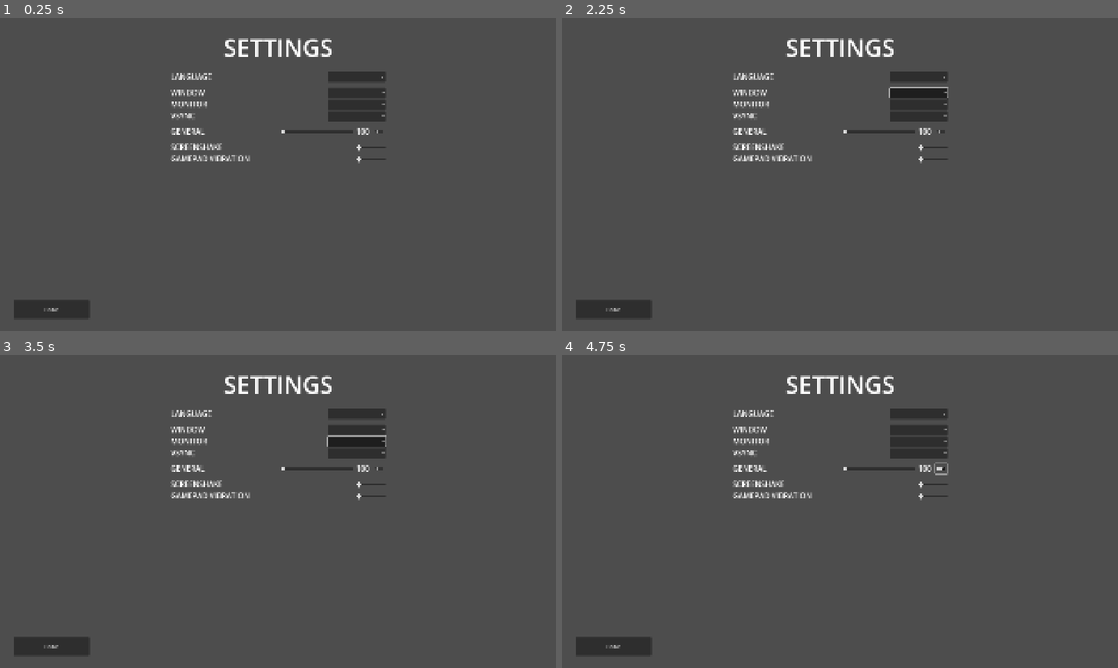
Above: before the commit, frames 1-4 (two rows, left to right).
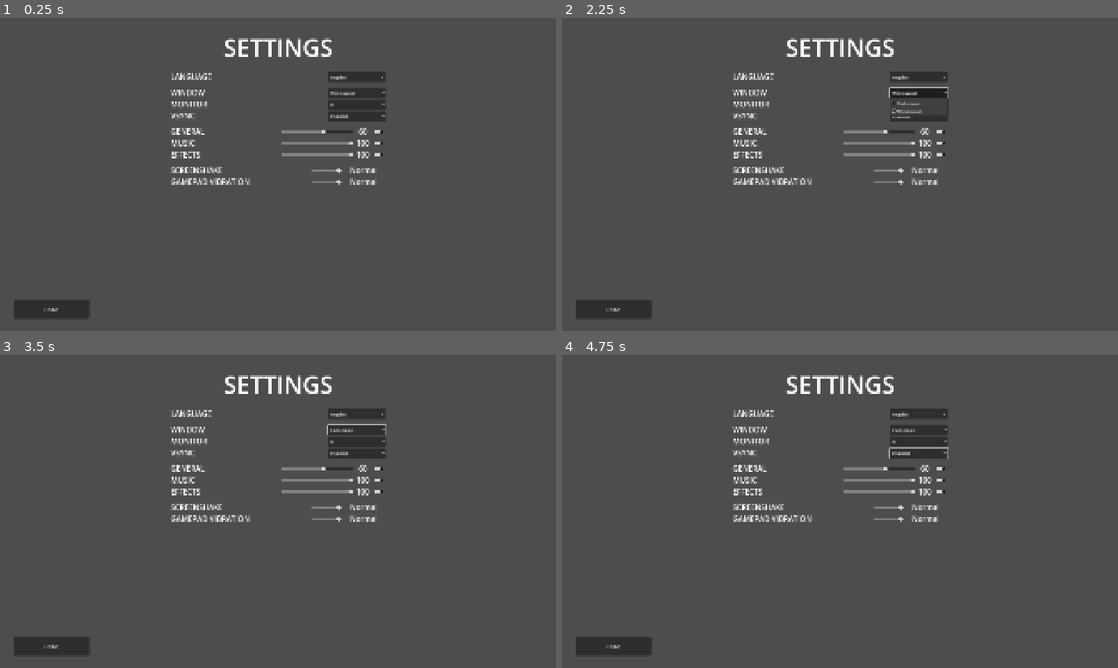
Above: after the commit, the same moments.

Repository: MrEliptik/godot_4_template
Game: Godot game, scene res://scenes/ui/settings/settings_ui.tscn
Same seed, same stepped clock (60 frames per second), same inputs: the game is played once before the commit and once after it. This scene is started directly instead of the project's main scene.
Inputs (mouse positions are in pixels of both pictures, inside the frame that each line leads up to):
- Up to frame 1 (0.25 s): no input
- Up to frame 2 (2.25 s): click (917, 77) at 0.52 s; click (917, 77) at 1.25 s, where only the run after the commit has a clickable "english"; click (917, 93) at 2 s, where only the run after the commit has a clickable "Windowed"
- Up to frame 3 (3.5 s): click (355, 442) at 2.75 s, where only the run after the commit has a clickable "0"
- Up to frame 4 (4.75 s): click (917, 452) at 3.5 s, where only the run after the commit has a clickable "Enabled"; click (940, 467) at 4.27 s

The runs differ from the first frame. In frame 1, 1.6% of the frame differs, in the area x 30-70%, y 18-54%; in frame 2, 1.7%; in frame 3, 1.8%; in frame 4, 1.8%.

Commit message:
setting screen

Diff:
--- a/autoload/settings_manager/settings_manager.gd
+++ b/autoload/settings_manager/settings_manager.gd
@@ -4,9 +4,7 @@
 enum SETTING {LANGUAGE=11, LANGUAGE_SET=12, WINDOW_TYPE=13, MONITOR=14, VSYNC=15, MASTER_VOLUME=16, MASTER_TOGGLE=17,
 	MUSIC_VOLUME=18, MUSIC_TOGGLE=19, EFFECTS_VOLUME=20, EFFECTS_TOGGLE=21, SCREENSHAKE=22, VIBRATION=23,
 	}
-enum DISPLAY {FULLSCREEN, FULLSCREEN_BORDERLESS, WINDOWED}
 enum STRENGTH {DISABLED, LOW, NORMAL}
-enum VSYNC {DISABLE, ENABLE, ADAPTIVE}
 
 const SAVE_PATH = "user://settings.cfg"
 var config_file = ConfigFile.new()
@@ -17,7 +15,7 @@
 		SETTING.LANGUAGE_SET:false,
 	},
 	CATEGORY.VIDEO: {
-		SETTING.WINDOW_TYPE: DISPLAY.WINDOWED,
+		SETTING.WINDOW_TYPE: DisplayServer.WINDOW_MODE_WINDOWED,
 		SETTING.MONITOR: DisplayServer.window_get_current_screen(),
 		SETTING.VSYNC: DisplayServer.VSYNC_ENABLED
 	},
@@ -58,18 +56,23 @@
 	SETTING.VIBRATION: "VIBRATION",
 }
 var display_to_str: Dictionary = {
-	DISPLAY.FULLSCREEN: "Fullscreen",
-	DISPLAY.FULLSCREEN_BORDERLESS: "Bordless fullscreen",
-	DISPLAY.WINDOWED: "Windowed",
+	DisplayServer.WINDOW_MODE_FULLSCREEN: "Fullscreen",
+	DisplayServer.WINDOW_MODE_WINDOWED: "Windowed",
 }
 
-var strength_to_sr: Dictionary = {
+var strength_to_str: Dictionary = {
 	STRENGTH.DISABLED: "Disabled",
 	STRENGTH.LOW: "Low",
 	STRENGTH.NORMAL: "Normal",
 }
 
-var steam_lang_str_to_code = {
+var vsync_to_str: Dictionary = {
+	DisplayServer.VSYNC_DISABLED: "Disabled",
+	DisplayServer.VSYNC_ENABLED: "Enabled",
+	DisplayServer.VSYNC_ADAPTIVE: "Adaptive",
+}
+
+var steam_lang_str_to_code: Dictionary = {
 	"english": "en",
 	"french": "fr",
 #	"spanish": "es",
@@ -81,7 +84,7 @@
 #	"hindi": "hi"
 }
 
-var languages = {
+var languages: Dictionary = {
 	"english": "en",
 	"francais": "fr",
 #	"espanol": "es",
@@ -140,17 +143,17 @@
 	## VIDEO
 	settings[CATEGORY.VIDEO][SETTING.VSYNC] = DisplayServer.window_get_vsync_mode()
 
-	settings[CATEGORY.VIDEO][SETTING.WINDOW_TYPE] = DISPLAY.FULLSCREEN
+	settings[CATEGORY.VIDEO][SETTING.WINDOW_TYPE] = DisplayServer.window_get_mode()
 
 	settings[CATEGORY.VIDEO][SETTING.MONITOR] = DisplayServer.window_get_current_screen()
 
 	## SOUND
 	settings[CATEGORY.SOUND][SETTING.MASTER_VOLUME] = AudioServer.get_bus_volume_linear(AudioServer.get_bus_index("Master")) * 100.0
-	settings[CATEGORY.SOUND][SETTING.MASTER_TOGGLE] = AudioServer.is_bus_mute(AudioServer.get_bus_index("Master"))
+	settings[CATEGORY.SOUND][SETTING.MASTER_TOGGLE] = not AudioServer.is_bus_mute(AudioServer.get_bus_index("Master"))
 	settings[CATEGORY.SOUND][SETTING.MUSIC_VOLUME] = AudioServer.get_bus_volume_linear(AudioServer.get_bus_index("Music")) * 100.0
-	settings[CATEGORY.SOUND][SETTING.MUSIC_TOGGLE] = AudioServer.is_bus_mute(AudioServer.get_bus_index("Music"))
+	settings[CATEGORY.SOUND][SETTING.MUSIC_TOGGLE] = not AudioServer.is_bus_mute(AudioServer.get_bus_index("Music"))
 	settings[CATEGORY.SOUND][SETTING.EFFECTS_VOLUME] = AudioServer.get_bus_volume_linear(AudioServer.get_bus_index("SFX")) * 100.0
-	settings[CATEGORY.SOUND][SETTING.EFFECTS_TOGGLE] = AudioServer.is_bus_mute(AudioServer.get_bus_index("SFX"))
+	settings[CATEGORY.SOUND][SETTING.EFFECTS_TOGGLE] = not AudioServer.is_bus_mute(AudioServer.get_bus_index("SFX"))
 
 func apply_settings(values: Dictionary):
 	TranslationServer.set_locale(settings[CATEGORY.GENERAL][SETTING.LANGUAGE])
@@ -174,10 +177,10 @@
 #	##### AUDIO ####
 #	## General
 	AudioServer.set_bus_volume_linear(AudioServer.get_bus_index("Master"), values[CATEGORY.SOUND][SETTING.MASTER_VOLUME]/100.0)
-	AudioServer.set_bus_mute(AudioServer.get_bus_index("Master"), values[CATEGORY.SOUND][SETTING.MASTER_TOGGLE])
+	AudioServer.set_bus_mute(AudioServer.get_bus_index("Master"), not values[CATEGORY.SOUND][SETTING.MASTER_TOGGLE])
 #	## Music
 	AudioServer.set_bus_volume_linear(AudioServer.get_bus_index("Music"), values[CATEGORY.SOUND][SETTING.MUSIC_VOLUME]/100.0)
-	AudioServer.set_bus_mute(AudioServer.get_bus_index("Music"), values[CATEGORY.SOUND][SETTING.MUSIC_TOGGLE])
+	AudioServer.set_bus_mute(AudioServer.get_bus_index("Music"), not values[CATEGORY.SOUND][SETTING.MUSIC_TOGGLE])
 #	## SFX
 	AudioServer.set_bus_volume_linear(AudioServer.get_bus_index("SFX"), values[CATEGORY.SOUND][SETTING.EFFECTS_VOLUME]/100.0)
-	AudioServer.set_bus_mute(AudioServer.get_bus_index("SFX"), values[CATEGORY.SOUND][SETTING.EFFECTS_TOGGLE])
+	AudioServer.set_bus_mute(AudioServer.get_bus_index("SFX"), not values[CATEGORY.SOUND][SETTING.EFFECTS_TOGGLE])
--- /dev/null
+++ b/scenes/ui/settings/scripts/language.gd
@@ -0,0 +1,20 @@
+extends HBoxContainer
+
+@onready var option_button: OptionButton = $OptionButton
+
+func _ready() -> void:
+	reflect_settings()
+
+func reflect_settings() -> void:
+	for lang in SettingsManager.languages.keys():
+		option_button.add_item(lang)
+
+	var value: String = SettingsManager.settings[SettingsManager.CATEGORY.GENERAL][SettingsManager.SETTING.LANGUAGE]
+
+func _on_option_button_item_focused(index: int) -> void:
+	TranslationServer.set_locale(SettingsManager.languages[option_button.get_item_text(index)])
+
+func _on_option_button_item_selected(index: int) -> void:
+	TranslationServer.set_locale(SettingsManager.languages[option_button.get_item_text(index)])
+	SettingsManager.settings[SettingsManager.CATEGORY.GENERAL][SettingsManager.SETTING.LANGUAGE] = SettingsManager.languages[option_button.get_item_text(index)]
+	SettingsManager.write_settings()
--- /dev/null
+++ b/scenes/ui/settings/scripts/monitor.gd
@@ -0,0 +1,17 @@
+extends HBoxContainer
+
+@onready var option_button: OptionButton = $OptionButton
+
+func _ready() -> void:
+	reflect_settings()
+
+func reflect_settings() -> void:
+	for i in range(DisplayServer.get_screen_count()):
+		option_button.add_item(str(i))
+
+	var value: int = SettingsManager.settings[SettingsManager.CATEGORY.VIDEO][SettingsManager.SETTING.MONITOR]
+
+func _on_option_button_item_selected(index: int) -> void:
+	SettingsManager.settings[SettingsManager.CATEGORY.VIDEO][SettingsManager.SETTING.MONITOR] = int(option_button.get_item_text(index))
+	DisplayServer.window_set_current_screen(int(option_button.get_item_text(index)))
+	SettingsManager.write_settings()
--- /dev/null
+++ b/scenes/ui/settings/scripts/screenshake.gd
@@ -0,0 +1,17 @@
+extends HBoxContainer
+
+@onready var h_slider: HSlider = $HSlider
+@onready var value_lbl: Label = $Value
+
+func _ready() -> void:
+	reflect_settings()
+
+func reflect_settings() -> void:
+	var value: int = SettingsManager.settings[SettingsManager.CATEGORY.GAMEPLAY][SettingsManager.SETTING.SCREENSHAKE]
+	value_lbl.text = SettingsManager.strength_to_str[value]
+	h_slider.value = value
+
+func _on_h_slider_value_changed(value: float) -> void:
+	SettingsManager.settings[SettingsManager.CATEGORY.GAMEPLAY][SettingsManager.SETTING.SCREENSHAKE] = int(value)
+	value_lbl.text = SettingsManager.strength_to_str[int(value)]
+	SettingsManager.write_settings()
--- /dev/null
+++ b/scenes/ui/settings/scripts/vibration.gd
@@ -0,0 +1,17 @@
+extends HBoxContainer
+
+@onready var h_slider: HSlider = $HSlider
+@onready var value_lbl: Label = $Value
+
+func _ready() -> void:
+	reflect_settings()
+
+func reflect_settings() -> void:
+	var value: int = SettingsManager.settings[SettingsManager.CATEGORY.GAMEPLAY][SettingsManager.SETTING.VIBRATION]
+	value_lbl.text = SettingsManager.strength_to_str[value]
+	h_slider.value = value
+
+func _on_h_slider_value_changed(value: float) -> void:
+	SettingsManager.settings[SettingsManager.CATEGORY.GAMEPLAY][SettingsManager.SETTING.VIBRATION] = int(value)
+	value_lbl.text = SettingsManager.strength_to_str[int(value)]
+	SettingsManager.write_settings()
--- /dev/null
+++ b/scenes/ui/settings/scripts/volume.gd
@@ -0,0 +1,52 @@
+extends HBoxContainer
+
+enum BUS {MASTER, MUSIC, EFFECTS}
+
+@export var bus: BUS = BUS.MASTER
+
+@onready var h_slider: HSlider = $HSlider
+@onready var value_lbl: Label = $Value
+@onready var mute_btn: CheckButton = $MuteBtn
+
+@onready var bus_enum_to_bus_idx: Dictionary = {
+	BUS.MASTER: AudioServer.get_bus_index("Master"),
+	BUS.MUSIC: AudioServer.get_bus_index("Music"),
+	BUS.EFFECTS: AudioServer.get_bus_index("SFX"),
+}
+
+func _ready() -> void:
+	reflect_settings()
+
+func reflect_settings() -> void:
+	var value: float = AudioServer.get_bus_volume_linear(bus_enum_to_bus_idx[bus])
+	h_slider.value = value * 100.0
+	value_lbl.text = "%.0f" % [value * 100.0]
+	mute_btn.set_pressed_no_signal(not AudioServer.is_bus_mute(bus_enum_to_bus_idx[bus]))
+	h_slider.editable = not AudioServer.is_bus_mute(bus_enum_to_bus_idx[bus])
+
+func _on_h_slider_value_changed(value: float) -> void:
+	AudioServer.set_bus_volume_linear(bus_enum_to_bus_idx[bus], value / 100.0)
+	value_lbl.text = "%.0f" % value
+
+	match bus:
+		BUS.MASTER:
+			SettingsManager.settings[SettingsManager.CATEGORY.SOUND][SettingsManager.SETTING.MASTER_VOLUME] = value
+		BUS.MUSIC:
+			SettingsManager.settings[SettingsManager.CATEGORY.SOUND][SettingsManager.SETTING.MUSIC_VOLUME] = value
+		BUS.EFFECTS:
+			SettingsManager.settings[SettingsManager.CATEGORY.SOUND][SettingsManager.SETTING.EFFECTS_VOLUME] = value
+
+func _on_mute_btn_toggled(toggled_on: bool) -> void:
+	AudioServer.set_bus_mute(bus_enum_to_bus_idx[bus], not toggled_on)
+	h_slider.editable = toggled_on
+	match bus:
+		BUS.MASTER:
+			SettingsManager.settings[SettingsManager.CATEGORY.SOUND][SettingsManager.SETTING.MASTER_TOGGLE] = toggled_on
+		BUS.MUSIC:
+			SettingsManager.settings[SettingsManager.CATEGORY.SOUND][SettingsManager.SETTING.MUSIC_TOGGLE] = toggled_on
+		BUS.EFFECTS:
+			SettingsManager.settings[SettingsManager.CATEGORY.SOUND][SettingsManager.SETTING.EFFECTS_TOGGLE] = toggled_on
+	SettingsManager.write_settings()
+
+func _on_h_slider_drag_ended(value_changed: bool) -> void:
+	SettingsManager.write_settings()
--- /dev/null
+++ b/scenes/ui/settings/scripts/vsync.gd
@@ -0,0 +1,19 @@
+extends HBoxContainer
+
+@onready var option_button: OptionButton = $OptionButton
+
+func _ready() -> void:
+	reflect_settings()
+
+func reflect_settings() -> void:
+	for v in SettingsManager.vsync_to_str.values():
+		option_button.add_item(v)
+
+	var value: int = SettingsManager.settings[SettingsManager.CATEGORY.VIDEO][SettingsManager.SETTING.VSYNC]
+	var idx: int = SettingsManager.vsync_to_str.keys().find(value)
+	option_button.select(idx)
+
+func _on_option_button_item_selected(index: int) -> void:
+	SettingsManager.settings[SettingsManager.CATEGORY.VIDEO][SettingsManager.SETTING.VSYNC] = SettingsManager.vsync_to_str.keys()[index]
+	DisplayServer.window_set_vsync_mode(SettingsManager.vsync_to_str.keys()[index])
+	SettingsManager.write_settings()
--- /dev/null
+++ b/scenes/ui/settings/scripts/window_type.gd
@@ -0,0 +1,20 @@
+extends HBoxContainer
+
+@onready var option_button: OptionButton = $OptionButton
+
+func _ready() -> void:
+	reflect_settings()
+
+func reflect_settings() -> void:
+	for lang in SettingsManager.display_to_str.values():
+		option_button.add_item(lang)
+
+	var value: int = SettingsManager.settings[SettingsManager.CATEGORY.VIDEO][SettingsManager.SETTING.WINDOW_TYPE]
+
+	var idx: int = SettingsManager.display_to_str.keys().find(value)
+	option_button.select(idx)
+
+func _on_option_button_item_selected(index: int) -> void:
+	SettingsManager.settings[SettingsManager.CATEGORY.VIDEO][SettingsManager.SETTING.WINDOW_TYPE] = SettingsManager.display_to_str.keys()[index]
+	DisplayServer.window_set_mode(SettingsManager.display_to_str.keys()[index])
+	SettingsManager.write_settings()
--- a/scenes/ui/settings/settings_ui.tscn
+++ b/scenes/ui/settings/settings_ui.tscn
@@ -1,9 +1,16 @@
-[gd_scene load_steps=5 format=3 uid="uid://pgqdboytwk1b"]
+[gd_scene load_steps=12 format=3 uid="uid://pgqdboytwk1b"]
 
 [ext_resource type="Script" uid="uid://20n2essy7t3a" path="res://scenes/ui/settings/scripts/settings_ui.gd" id="1_6oxt2"]
 [ext_resource type="LabelSettings" uid="uid://dfumhw8prrqif" path="res://shared/fonts/label_82.tres" id="2_6xy4m"]
 [ext_resource type="PackedScene" uid="uid://dkx0tjw21t4ql" path="res://scenes/ui/buttons/button_standard.tscn" id="3_dmrhn"]
+[ext_resource type="Script" uid="uid://cgbelueck1fvl" path="res://scenes/ui/settings/scripts/language.gd" id="3_ebhoy"]
 [ext_resource type="LabelSettings" uid="uid://cpc02d4oge46v" path="res://shared/fonts/label_26.tres" id="3_ejmdu"]
+[ext_resource type="Script" uid="uid://di0wcimwgk6a0" path="res://scenes/ui/settings/scripts/volume.gd" id="4_ojufi"]
+[ext_resource type="Script" uid="uid://n0tnkiuinkdt" path="res://scenes/ui/settings/scripts/screenshake.gd" id="5_6ixfs"]
+[ext_resource type="Script" uid="uid://ddbbwty5vffrf" path="res://scenes/ui/settings/scripts/window_type.gd" id="5_pdude"]
+[ext_resource type="Script" uid="uid://hv8amvaeve5k" path="res://scenes/ui/settings/scripts/monitor.gd" id="6_1qmnq"]
+[ext_resource type="Script" uid="uid://bd8j43ajd4638" path="res://scenes/ui/settings/scripts/vibration.gd" id="6_sx61c"]
+[ext_resource type="Script" uid="uid://wi6ibqmjrkgo" path="res://scenes/ui/settings/scripts/vsync.gd" id="7_j7mfc"]
 
 [node name="SettingsUI" type="Control"]
 process_mode = 3
@@ -44,16 +51,17 @@
 grow_horizontal = 2
 grow_vertical = 2
 
-[node name="HBoxContainer" type="HBoxContainer" parent="Settings"]
-layout_mode = 2
-
-[node name="Label" type="Label" parent="Settings/HBoxContainer"]
+[node name="Language" type="HBoxContainer" parent="Settings"]
+layout_mode = 2
+script = ExtResource("3_ebhoy")
+
+[node name="Label" type="Label" parent="Settings/Language"]
 custom_minimum_size = Vector2(250, 0)
 layout_mode = 2
 text = "LANGUAGE"
 label_settings = ExtResource("3_ejmdu")
 
-[node name="OptionButton" type="OptionButton" parent="Settings/HBoxContainer"]
+[node name="OptionButton" type="OptionButton" parent="Settings/Language"]
 custom_minimum_size = Vector2(200, 0)
 layout_mode = 2
 size_flags_horizontal = 10
@@ -63,44 +71,47 @@
 custom_minimum_size = Vector2(0, 10)
 layout_mode = 2
 
-[node name="HBoxContainer2" type="HBoxContainer" parent="Settings"]
-layout_mode = 2
-
-[node name="Label" type="Label" parent="Settings/HBoxContainer2"]
+[node name="WindowType" type="HBoxContainer" parent="Settings"]
+layout_mode = 2
+script = ExtResource("5_pdude")
+
+[node name="Label" type="Label" parent="Settings/WindowType"]
 custom_minimum_size = Vector2(250, 0)
 layout_mode = 2
 text = "WINDOW"
 label_settings = ExtResource("3_ejmdu")
 
-[node name="OptionButton" type="OptionButton" parent="Settings/HBoxContainer2"]
-custom_minimum_size = Vector2(200, 0)
-layout_mode = 2
-size_flags_horizontal = 10
-
-[node name="HBoxContainer3" type="HBoxContainer" parent="Settings"]
-layout_mode = 2
-
-[node name="Label" type="Label" parent="Settings/HBoxContainer3"]
+[node name="OptionButton" type="OptionButton" parent="Settings/WindowType"]
+custom_minimum_size = Vector2(200, 0)
+layout_mode = 2
+size_flags_horizontal = 10
+
+[node name="Monitor" type="HBoxContainer" parent="Settings"]
+layout_mode = 2
+script = ExtResource("6_1qmnq")
+
+[node name="Label" type="Label" parent="Settings/Monitor"]
 custom_minimum_size = Vector2(250, 0)
 layout_mode = 2
 text = "MONITOR"
 label_settings = ExtResource("3_ejmdu")
 
-[node name="OptionButton" type="OptionButton" parent="Settings/HBoxContainer3"]
-custom_minimum_size = Vector2(200, 0)
-layout_mode = 2
-size_flags_horizontal = 10
-
-[node name="HBoxContainer4" type="HBoxContainer" parent="Settings"]
-layout_mode = 2
-
-[node name="Label" type="Label" parent="Settings/HBoxContainer4"]
+[node name="OptionButton" type="OptionButton" parent="Settings/Monitor"]
+custom_minimum_size = Vector2(200, 0)
+layout_mode = 2
+size_flags_horizontal = 10
+
+[node name="Vsync" type="HBoxContainer" parent="Settings"]
+layout_mode = 2
+script = ExtResource("7_j7mfc")
+
+[node name="Label" type="Label" parent="Settings/Vsync"]
 custom_minimum_size = Vector2(250, 0)
 layout_mode = 2
 text = "VSYNC"
 label_settings = ExtResource("3_ejmdu")
 
-[node name="OptionButton" type="OptionButton" parent="Settings/HBoxContainer4"]
+[node name="OptionButton" type="OptionButton" parent="Settings/Vsync"]
 custom_minimum_size = Vector2(200, 0)
 layout_mode = 2
 size_flags_horizontal = 10
@@ -110,69 +121,145 @@
 custom_minimum_size = Vector2(0, 10)
 layout_mode = 2
 
-[node name="HBoxContainer5" type="HBoxContainer" parent="Settings"]
-layout_mode = 2
-
-[node name="Label" type="Label" parent="Settings/HBoxContainer5"]
+[node name="MasterVolume" type="HBoxContainer" parent="Settings"]
+layout_mode = 2
+script = ExtResource("4_ojufi")
+
+[node name="Label" type="Label" parent="Settings/MasterVolume"]
 custom_minimum_size = Vector2(250, 0)
 layout_mode = 2
 text = "GENERAL"
 label_settings = ExtResource("3_ejmdu")
 
-[node name="HSlider" type="HSlider" parent="Settings/HBoxContainer5"]
-custom_minimum_size = Vector2(250, 0)
-layout_mode = 2
-size_flags_horizontal = 10
-size_flags_vertical = 1
-
-[node name="Value" type="Label" parent="Settings/HBoxContainer5"]
+[node name="HSlider" type="HSlider" parent="Settings/MasterVolume"]
+custom_minimum_size = Vector2(250, 0)
+layout_mode = 2
+size_flags_horizontal = 10
+size_flags_vertical = 1
+
+[node name="Value" type="Label" parent="Settings/MasterVolume"]
 custom_minimum_size = Vector2(60, 0)
 layout_mode = 2
 text = "100"
 label_settings = ExtResource("3_ejmdu")
 horizontal_alignment = 1
 
-[node name="CheckButton" type="CheckButton" parent="Settings/HBoxContainer5"]
-layout_mode = 2
+[node name="MuteBtn" type="CheckButton" parent="Settings/MasterVolume"]
+layout_mode = 2
+button_pressed = true
+
+[node name="MusicVolume" type="HBoxContainer" parent="Settings"]
+layout_mode = 2
+script = ExtResource("4_ojufi")
+bus = 1
+
+[node name="Label" type="Label" parent="Settings/MusicVolume"]
+custom_minimum_size = Vector2(250, 0)
+layout_mode = 2
+text = "MUSIC"
+label_settings = ExtResource("3_ejmdu")
+
+[node name="HSlider" type="HSlider" parent="Settings/MusicVolume"]
+custom_minimum_size = Vector2(250, 0)
+layout_mode = 2
+size_flags_horizontal = 10
+size_flags_vertical = 1
+
+[node name="Value" type="Label" parent="Settings/MusicVolume"]
+custom_minimum_size = Vector2(60, 0)
+layout_mode = 2
+text = "100"
+label_settings = ExtResource("3_ejmdu")
+horizontal_alignment = 1
+
+[node name="MuteBtn" type="CheckButton" parent="Settings/MusicVolume"]
+layout_mode = 2
+button_pressed = true
+
+[node name="EffectsVolume" type="HBoxContainer" parent="Settings"]
+layout_mode = 2
+script = ExtResource("4_ojufi")
+bus = 2
+
+[node name="Label" type="Label" parent="Settings/EffectsVolume"]
+custom_minimum_size = Vector2(250, 0)
+layout_mode = 2
+text = "EFFECTS"
+label_settings = ExtResource("3_ejmdu")
+
+[node name="HSlider" type="HSlider" parent="Settings/EffectsVolume"]
+custom_minimum_size = Vector2(250, 0)
+layout_mode = 2
+size_flags_horizontal = 10
+size_flags_vertical = 1
+
+[node name="Value" type="Label" parent="Settings/EffectsVolume"]
+custom_minimum_size = Vector2(60, 0)
+layout_mode = 2
+text = "100"
+label_settings = ExtResource("3_ejmdu")
+horizontal_alignment = 1
+
+[node name="MuteBtn" type="CheckButton" parent="Settings/EffectsVolume"]
+layout_mode = 2
+button_pressed = true
 
 [node name="VSeparator3" type="VSeparator" parent="Settings"]
 self_modulate = Color(1, 1, 1, 0)
 custom_minimum_size = Vector2(0, 10)
 layout_mode = 2
 
-[node name="HBoxContainer6" type="HBoxContainer" parent="Settings"]
-layout_mode = 2
-
-[node name="Label" type="Label" parent="Settings/HBoxContainer6"]
+[node name="Screenshake" type="HBoxContainer" parent="Settings"]
+layout_mode = 2
+script = ExtResource("5_6ixfs")
+
+[node name="Label" type="Label" parent="Settings/Screenshake"]
 custom_minimum_size = Vector2(250, 0)
 layout_mode = 2
 text = "SCREENSHAKE"
 label_settings = ExtResource("3_ejmdu")
 
-[node name="HSlider" type="HSlider" parent="Settings/HBoxContainer6"]
+[node name="HSlider" type="HSlider" parent="Settings/Screenshake"]
 custom_minimum_size = Vector2(100, 0)
 layout_mode = 2
 size_flags_horizontal = 10
 size_flags_vertical = 1
+max_value = 2.0
 tick_count = 3
 ticks_on_borders = true
 
-[node name="HBoxContainer7" type="HBoxContainer" parent="Settings"]
-layout_mode = 2
-
-[node name="Label" type="Label" parent="Settings/HBoxContainer7"]
+[node name="Value" type="Label" parent="Settings/Screenshake"]
+custom_minimum_size = Vector2(150, 0)
+layout_mode = 2
+text = "Normal"
+label_settings = ExtResource("3_ejmdu")
+horizontal_alignment = 1
+
+[node name="Vibration" type="HBoxContainer" parent="Settings"]
+layout_mode = 2
+script = ExtResource("6_sx61c")
+
+[node name="Label" type="Label" parent="Settings/Vibration"]
 custom_minimum_size = Vector2(250, 0)
 layout_mode = 2
 text = "GAMEPAD VIBRATION"
 label_settings = ExtResource("3_ejmdu")
 
-[node name="HSlider" type="HSlider" parent="Settings/HBoxContainer7"]
+[node name="HSlider" type="HSlider" parent="Settings/Vibration"]
 custom_minimum_size = Vector2(100, 0)
 layout_mode = 2
 size_flags_horizontal = 10
 size_flags_vertical = 1
+max_value = 2.0
 tick_count = 3
 ticks_on_borders = true
+
+[node name="Value" type="Label" parent="Settings/Vibration"]
+custom_minimum_size = Vector2(150, 0)
+layout_mode = 2
+text = "Normal"
+label_settings = ExtResource("3_ejmdu")
+horizontal_alignment = 1
 
 [node name="Buttons" type="VBoxContainer" parent="."]
 layout_mode = 1
@@ -190,4 +277,19 @@
 layout_mode = 2
 text = "HOME"
 
+[connection signal="item_focused" from="Settings/Language/OptionButton" to="Settings/Language" method="_on_option_button_item_focused"]
+[connection signal="item_selected" from="Settings/Language/OptionButton" to="Settings/Language" method="_on_option_button_item_selected"]
+[connection signal="item_selected" from="Settings/WindowType/OptionButton" to="Settings/WindowType" method="_on_option_button_item_selected"]
+[connection signal="item_selected" from="Settings/Monitor/OptionButton" to="Settings/Monitor" method="_on_option_button_item_selected"]
+[connection signal="drag_ended" from="Settings/MasterVolume/HSlider" to="Settings/MasterVolume" method="_on_h_slider_drag_ended"]
+[connection signal="value_changed" from="Settings/MasterVolume/HSlider" to="Settings/MasterVolume" method="_on_h_slider_value_changed"]
+[connection signal="toggled" from="Settings/MasterVolume/MuteBtn" to="Settings/MasterVolume" method="_on_mute_btn_toggled"]
+[connection signal="drag_ended" from="Settings/MusicVolume/HSlider" to="Settings/MusicVolume" method="_on_h_slider_drag_ended"]
+[connection signal="value_changed" from="Settings/MusicVolume/HSlider" to="Settings/MusicVolume" method="_on_h_slider_value_changed"]
+[connection signal="toggled" from="Settings/MusicVolume/MuteBtn" to="Settings/MusicVolume" method="_on_mute_btn_toggled"]
+[connection signal="drag_ended" from="Settings/EffectsVolume/HSlider" to="Settings/EffectsVolume" method="_on_h_slider_drag_ended"]
+[connection signal="value_changed" from="Settings/EffectsVolume/HSlider" to="Settings/EffectsVolume" method="_on_h_slider_value_changed"]
+[connection signal="toggled" from="Settings/EffectsVolume/MuteBtn" to="Settings/EffectsVolume" method="_on_mute_btn_toggled"]
+[connection signal="value_changed" from="Settings/Screenshake/HSlider" to="Settings/Screenshake" method="_on_h_slider_value_changed"]
+[connection signal="value_changed" from="Settings/Vibration/HSlider" to="Settings/Vibration" method="_on_h_slider_value_changed"]
 [connection signal="pressed" from="Buttons/BtnHome" to="." method="_on_btn_home_pressed"]
Not shown, added: scenes/ui/settings/scripts/language.gd.uid
Not shown, added: scenes/ui/settings/scripts/monitor.gd.uid
Not shown, added: scenes/ui/settings/scripts/screenshake.gd.uid
Not shown, added: scenes/ui/settings/scripts/vibration.gd.uid
Not shown, added: scenes/ui/settings/scripts/volume.gd.uid
Not shown, added: scenes/ui/settings/scripts/vsync.gd.uid
Not shown, added: scenes/ui/settings/scripts/window_type.gd.uid
